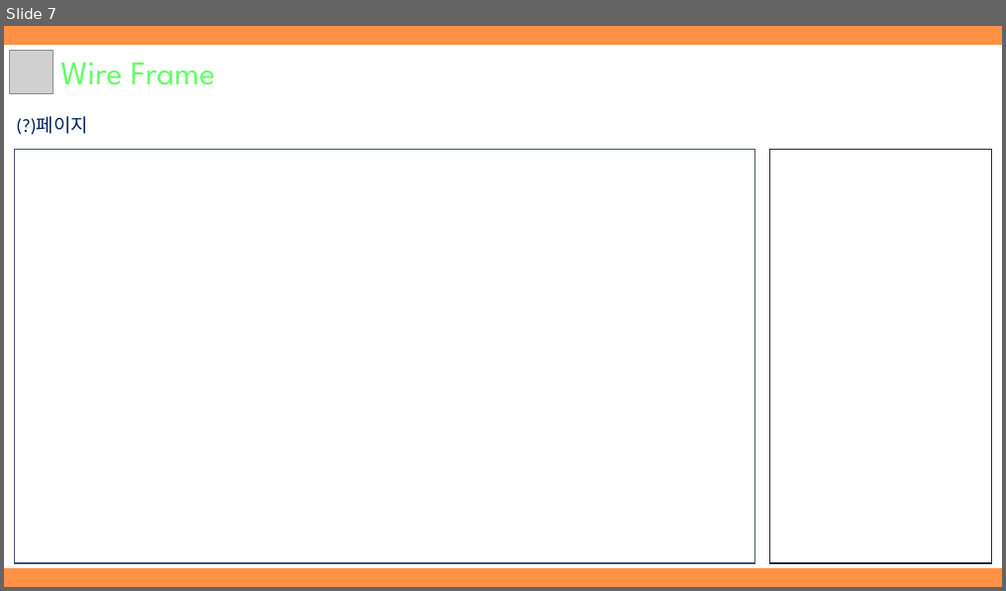
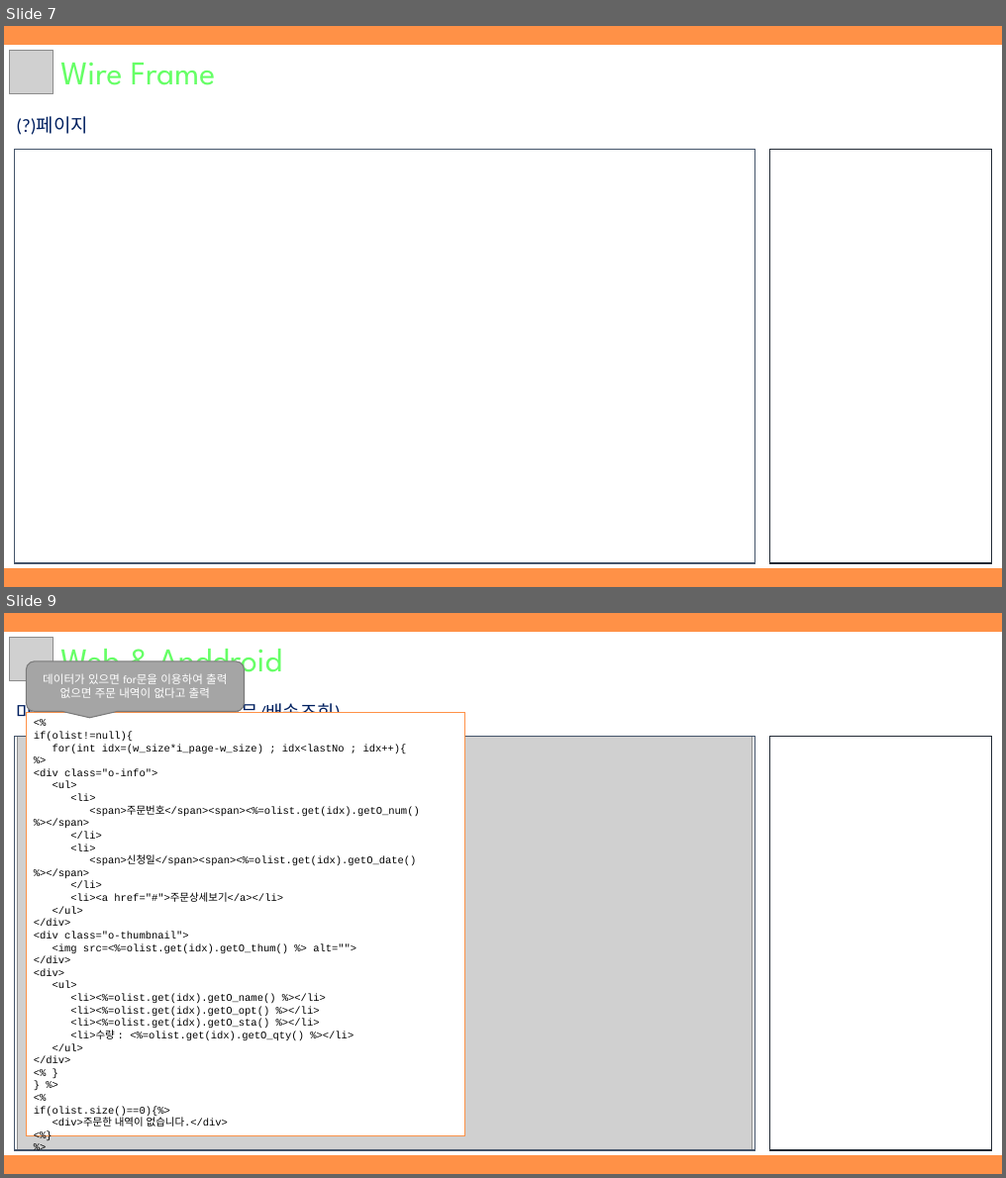
Before and after one commit to hhsw07/ezen-academy-projects, a slide deck: WebContent/cmk/document/3조 원데이클래스.pptx. Shown one above the other, each under a label of ours: slide 7 before the commit, slides 7 and 9 after it; the slides between them are not shown. The pictures are 1006x591 and 1006x1178 pixels, drawn with LibreOffice and Linux fonts; fonts in the diff are those of the drawing; grey boxes stand for pictures. Boxes give left, top, right and bottom in pixels: in the first picture for what was removed or moved away, otherwise in the second. Text is boxed around its words. In the diff, an @@ line names an element or a change of style, - is before the commit and + after.

```diff
--- a/WebContent/cmk/document/3조 원데이클래스.pptx
+++ b/WebContent/cmk/document/3조 원데이클래스.pptx
@@ slide 9 added at [4, 613, 1002, 1174], background #FF9147 @@
@@ rectangle added at [4, 633, 1002, 1155], fill #FFFFFF, outline #FFFFFF 1 pt @@
@@ picture added at [9, 637, 54, 681] @@
@@ text added at [60, 639, 282, 682], 32 pt, text #66FF66 @@
+Web & Anddroid
@@ rounded speech box added at [27, 662, 245, 712], fill #A5A5A5, outline #7A7A7A 1 pt, 11 pt, text #FFFFFF @@
+데이터가 있으면 for문을 이용하여 출력
+없으면 주문 내역이 없다고 출력
@@ text added at [16, 700, 340, 725], 18 pt, text #002060 @@
+마이페이지-주문/배송관리(주문/배송조회)
@@ rectangle added at [27, 713, 466, 1136], fill #FFFFFF, outline #FF9147 1 pt, 10 pt, text #000000 @@
+<%
+if(olist!=null){
+for(int idx=(w_size*i_page-w_size) ; idx<lastNo ; idx++){
+%>
+<div class="o-info">
+<ul>
+<li>
+<span>주문번호</span><span><%=olist.get(idx).getO_num() %></span>
+</li>
+<li>
+<span>신청일</span><span><%=olist.get(idx).getO_date() %></span>
+</li>
+<li><a href="#">주문상세보기</a></li>
+</ul>
+</div>
+<div class="o-thumbnail">
+<img src=<%=olist.get(idx).getO_thum() %> alt="">
+</div>
+<div>
+<ul>
+<li><%=olist.get(idx).getO_name() %></li>
+<li><%=olist.get(idx).getO_opt() %></li>
+<li><%=olist.get(idx).getO_sta() %></li>
+<li>수량 : <%=olist.get(idx).getO_qty() %></li>
+</ul>
+</div>
+<% }
+} %>
+<%
+if(olist.size()==0){%>
+<div>주문한 내역이 없습니다.</div>
+<%}
+%>
@@ rectangle added at [15, 737, 754, 1151], outline #44546A 1 pt @@
@@ picture added at [18, 737, 751, 1151] @@
@@ rectangle added at [770, 737, 991, 1151], fill #FFFFFF, outline #222A35 1 pt @@
```
Also in this commit, not shown: 7 other slides added, 6 other files.
